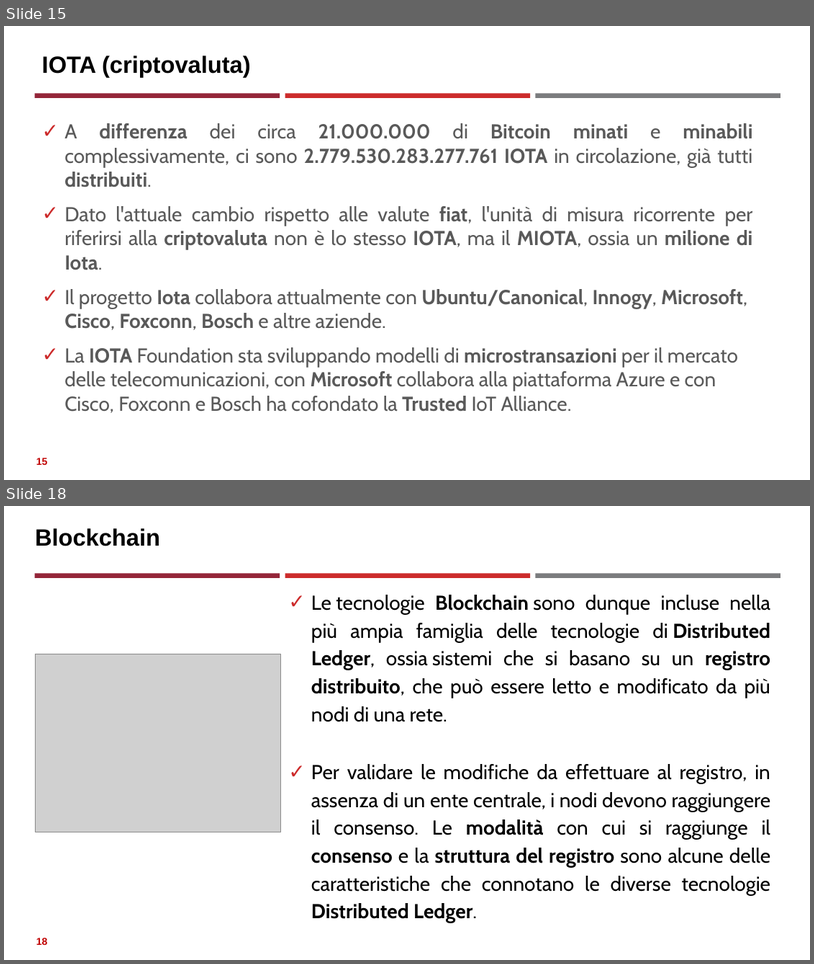
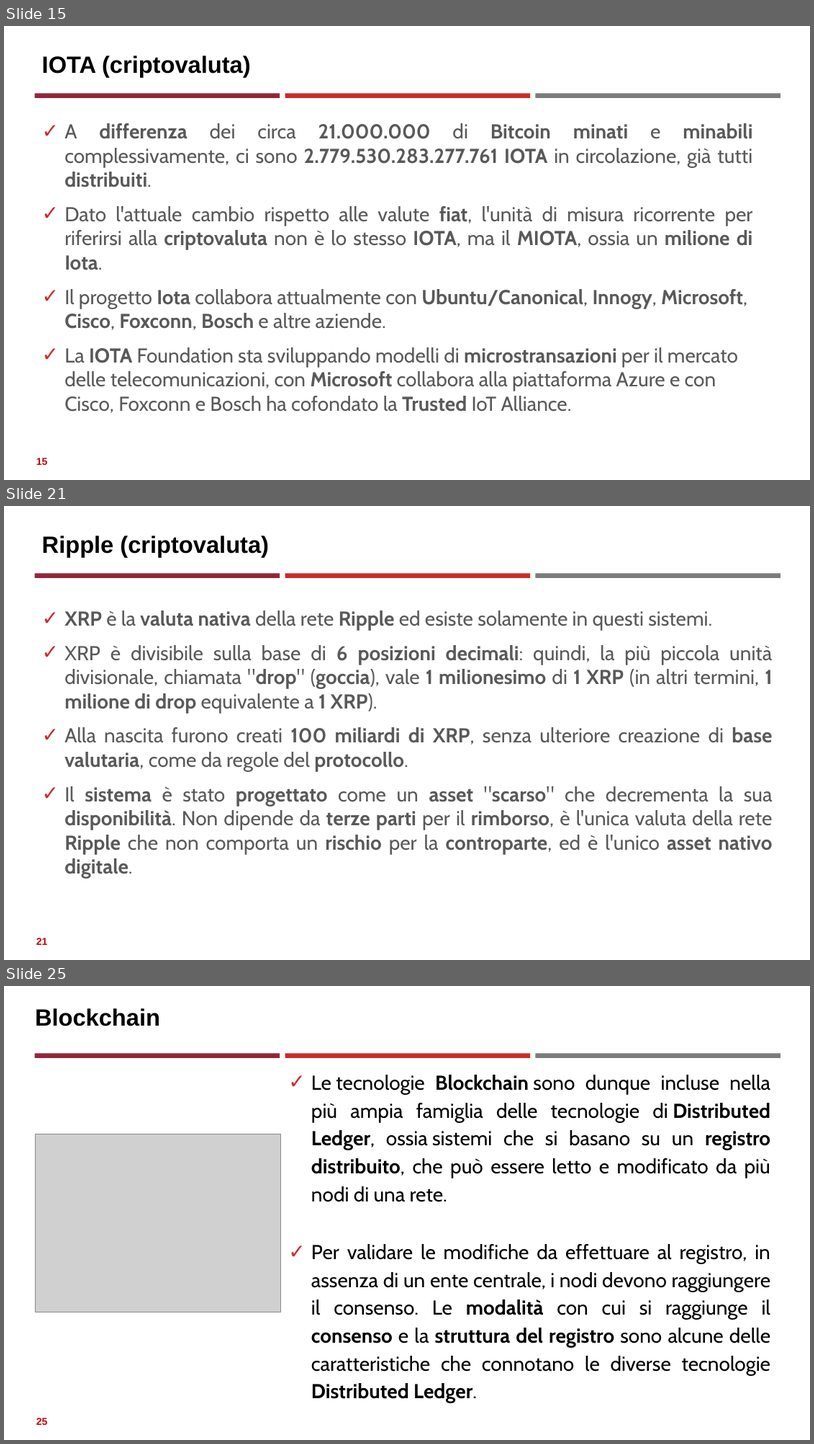
Before and after one commit to neural1977/data_science_interview_material, a slide deck: Assicurazioni/Distributed Ledger Technology_ita.pptx. Shown one above the other, each under a label of ours: slides 15 and 18 before the commit, slides 15, 21 and 25 after it; the slides between them are not shown. The pictures are 814x964 and 814x1444 pixels, drawn with LibreOffice and Linux fonts; fonts in the diff are those of the drawing; grey boxes stand for pictures. Boxes give left, top, right and bottom in pixels: in the first picture for what was removed or moved away, otherwise in the second. Text is boxed around its words. In the diff, an @@ line names an element or a change of style, - is before the commit and + after.

```diff
--- a/Assicurazioni/Distributed Ledger Technology_ita.pptx
+++ b/Assicurazioni/Distributed Ledger Technology_ita.pptx
@@ slide 21 added at (4, 506, 810, 960), background #FFFFFF; not listed: 3 template elements that a slide beside it also shows @@
@@ title added at (42, 536, 269, 557), 28 pt, text #000000, bold @@
+Ripple (criptovaluta)
@@ text added at (64, 610, 773, 878), 24 pt, text #595959 @@
+✓ XRP è la valuta nativa della rete Ripple ed esiste solamente in questi sistemi.
+✓ XRP è divisibile sulla base di 6 posizioni decimali: quindi, la più piccola unità divisionale, chiamata "drop" (goccia), vale 1 milionesimo di 1 XRP (in altri termini, 1 milione di drop equivalente a 1 XRP).
+✓ Alla nascita furono creati 100 miliardi di XRP, senza ulteriore creazione di base valutaria, come da regole del protocollo.
+✓ Il sistema è stato progettato come un asset "scarso" che decrementa la sua disponibilità. Non dipende da terze parti per il rimborso, è l'unica valuta della rete Ripple che non comporta un rischio per la controparte, ed è l'unico asset nativo digitale.
@@ page number added at (36, 937, 48, 944), 12 pt, text #C00000, bold @@
+21
@@ what was slide 18 is now slide 25 @@
@@ page number at (36, 1417, 48, 1424): text changed @@
-18
+25
```
Also in this commit, not shown: 2 slides changed, 6 other slides added.
